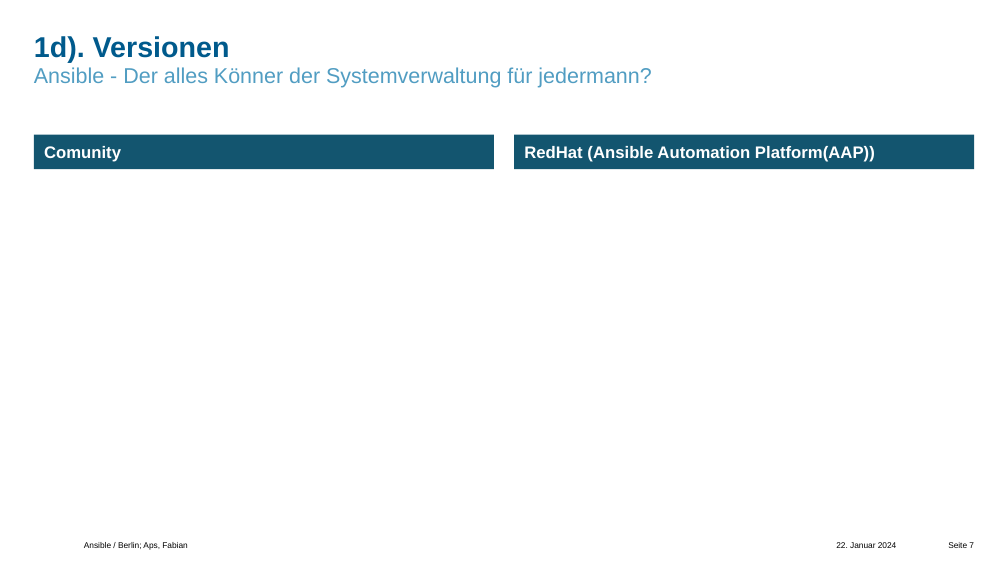
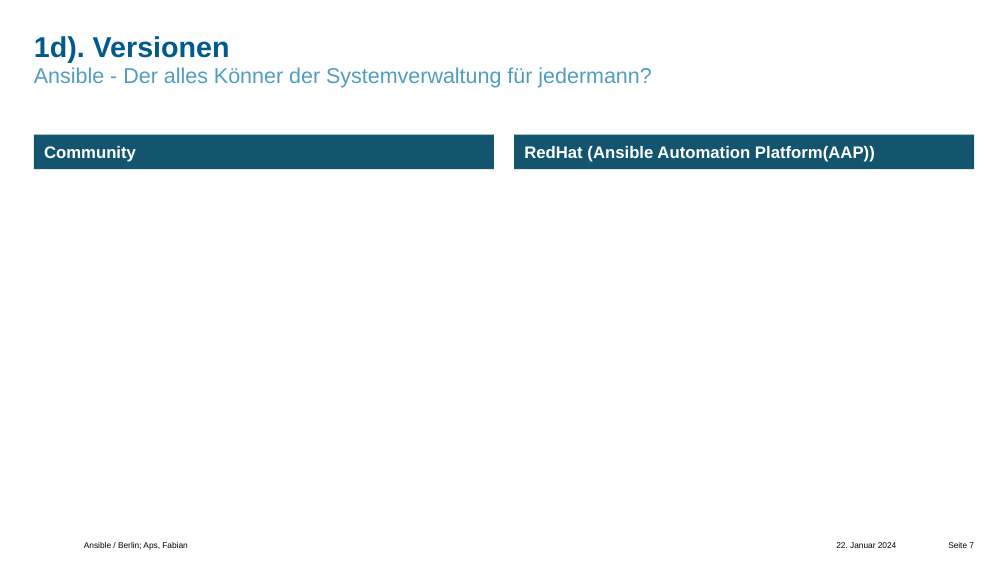
Before and after one commit to comboomPunkTsucht/OSZIMT-repo-ITA12_aps, a slide deck: slide 7 of Drites AusbildungsJahr/Ansible-ITA12-Aps,Fabian-KfW.pptx. Drawn at 1008x567 pixels with LibreOffice and Linux fonts; fonts in the diff are those of the drawing; background and template pictures are left out. Boxes give left, top, right and bottom in pixels: in the first picture for what was removed or moved away, otherwise in the second. Text is boxed around its words. In the diff, an @@ line names an element or a change of style, - is before the commit and + after.

```diff
--- a/Drites AusbildungsJahr/Ansible-ITA12-Aps,Fabian-KfW.pptx
+++ b/Drites AusbildungsJahr/Ansible-ITA12-Aps,Fabian-KfW.pptx
@@ text at (44, 146, 136, 162): text changed @@
-Comunity
+Community
```
